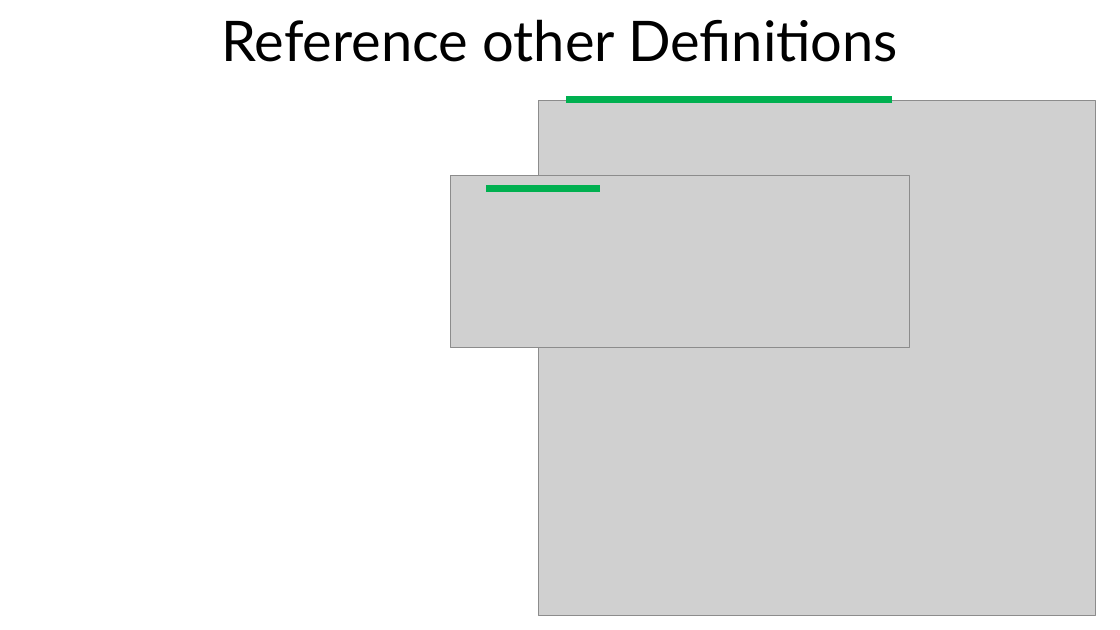
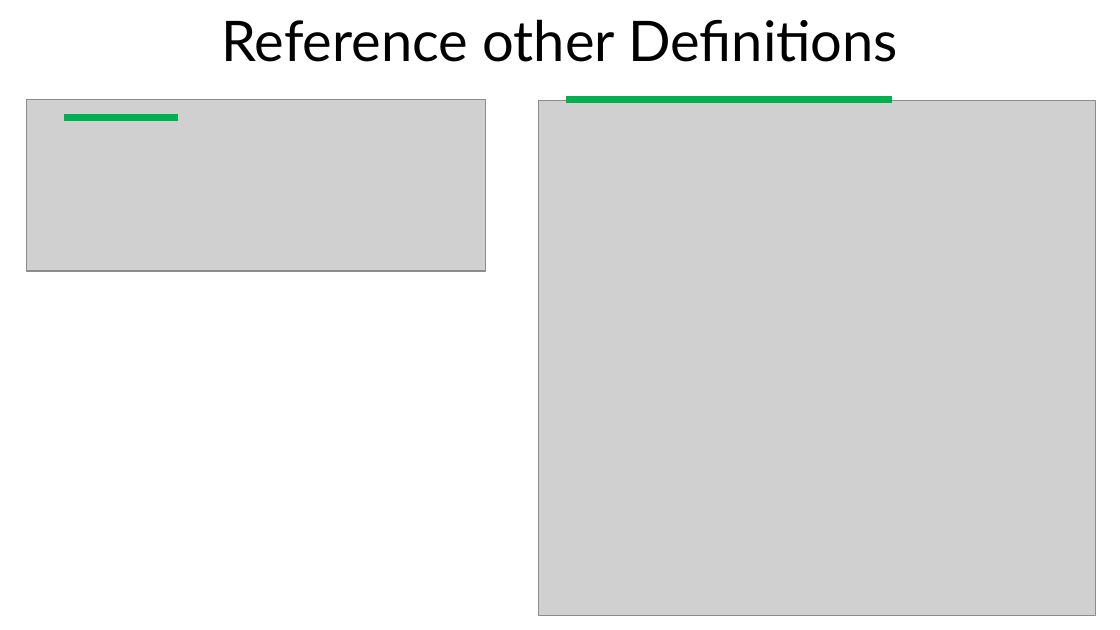
Before and after one commit to jeromerg/NCase, a slide deck: slide 29 of src/Documentation/Slides/Slides.pptx. Drawn at 1120x630 pixels with LibreOffice and Linux fonts; fonts in the diff are those of the drawing; grey boxes stand for pictures; background and template pictures are left out. Boxes give left, top, right and bottom in pixels: in the first picture for what was removed or moved away, otherwise in the second. Text is boxed around its words. In the diff, an @@ line names an element or a change of style, - is before the commit and + after.

```diff
--- a/src/Documentation/Slides/Slides.pptx
+++ b/src/Documentation/Slides/Slides.pptx
@@ picture added at bbox=[27, 99, 486, 271] @@
@@ line moved from (486, 189) - (600, 189) to (64, 118) - (178, 118) @@
@@ picture removed at bbox=[450, 176, 909, 348] @@
```
Also in this commit, not shown: 3 other slides changed, 6 other files.
